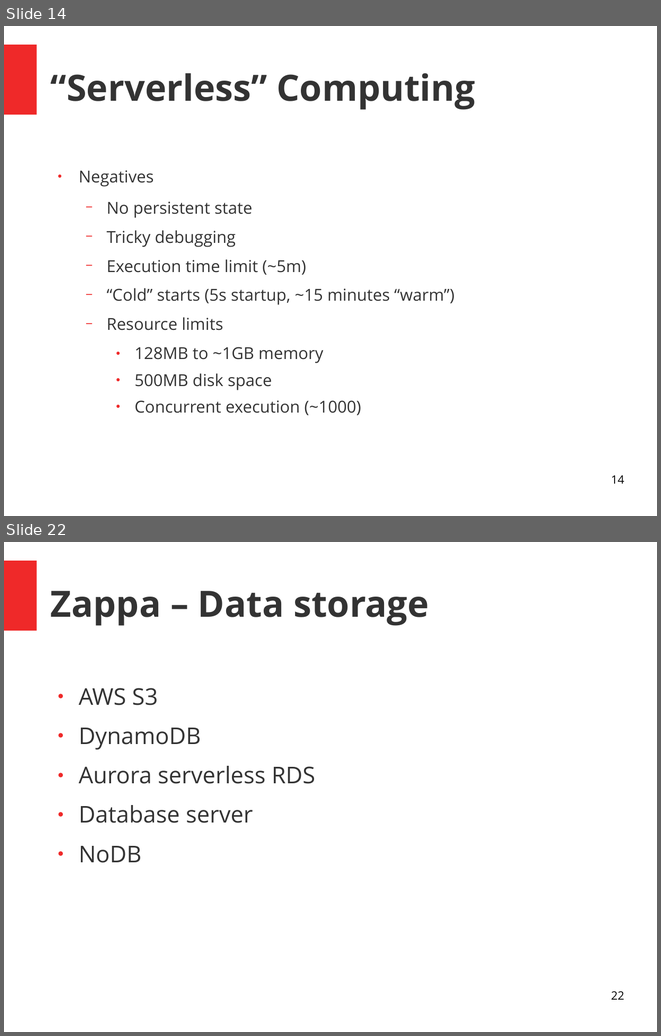
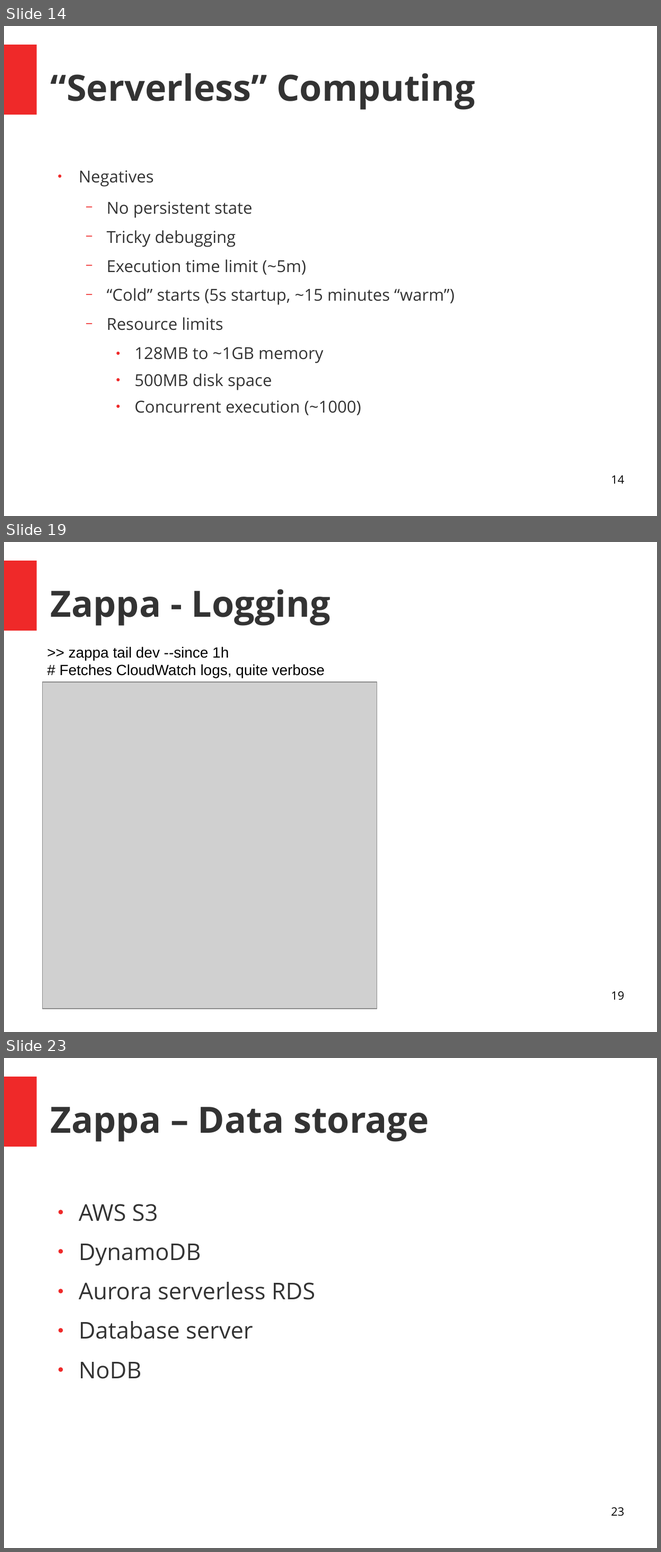
Before and after one commit to MattSegal/zappa-talk, a slide deck: presentation.odp. Shown one above the other, each under a label of ours: slides 14 and 22 before the commit, slides 14, 19 and 23 after it; the slides between them are not shown. The pictures are 661x1036 and 661x1552 pixels, drawn with LibreOffice and Linux fonts; fonts in the diff are those of the drawing; grey boxes stand for pictures. Boxes give left, top, right and bottom in pixels: in the first picture for what was removed or moved away, otherwise in the second. Text is boxed around its words. In the diff, an @@ line names an element or a change of style, - is before the commit and + after.

```diff
--- a/presentation.odp
+++ b/presentation.odp
@@ slide 19 added at (4, 542, 657, 1032), background #FFFFFF; not listed: 1 template element that a slide beside it also shows @@
@@ title added at (51, 589, 330, 626), 44 pt, text #333333, bold @@
+Zappa - Logging
@@ text added at (60, 646, 325, 678), 18 pt, text #000000 @@
+>> zappa tail dev --since 1h
+# Fetches CloudWatch logs, quite verbose
@@ picture added at (43, 682, 377, 1008) @@
@@ page number added at (611, 991, 624, 1000), 14 pt, text #000000 @@
+19
@@ what was slide 22 is now slide 23 @@
@@ page number at (611, 1507, 624, 1516): text changed @@
-22
+23
```
Also in this commit, not shown: 10 slides changed, 4 other slides added, 5 slides removed, 1 other file.
